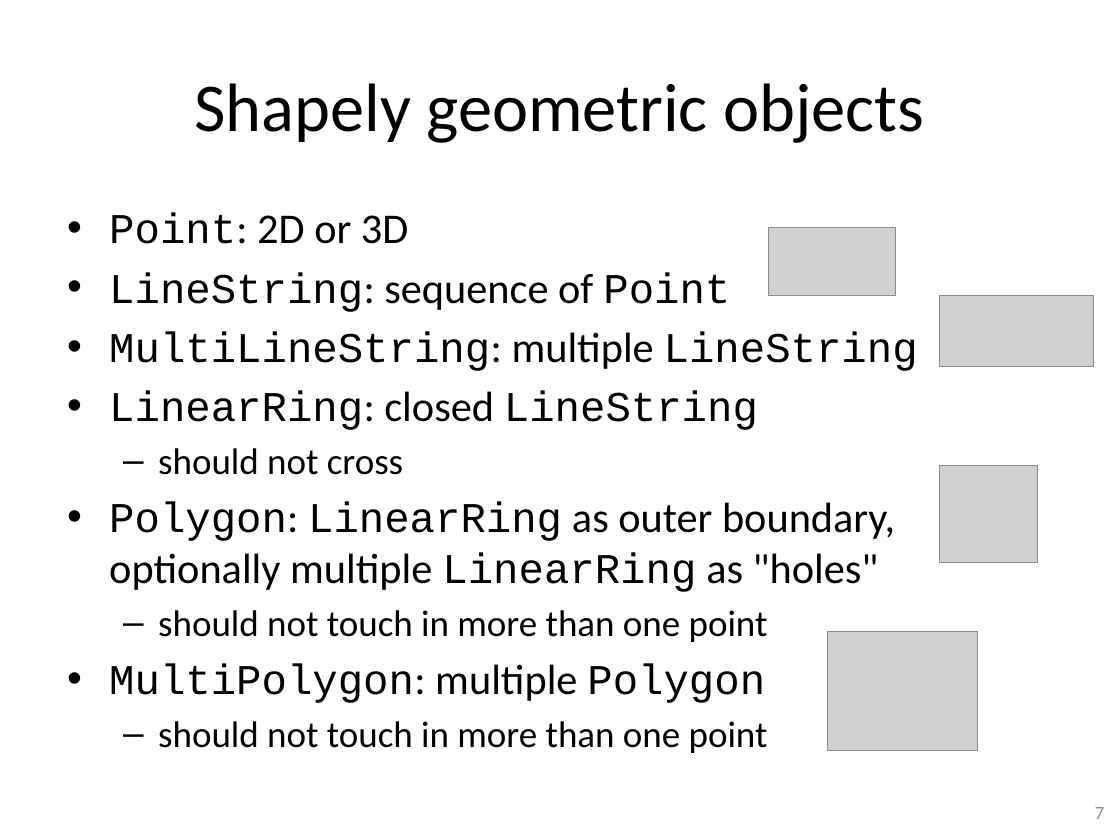
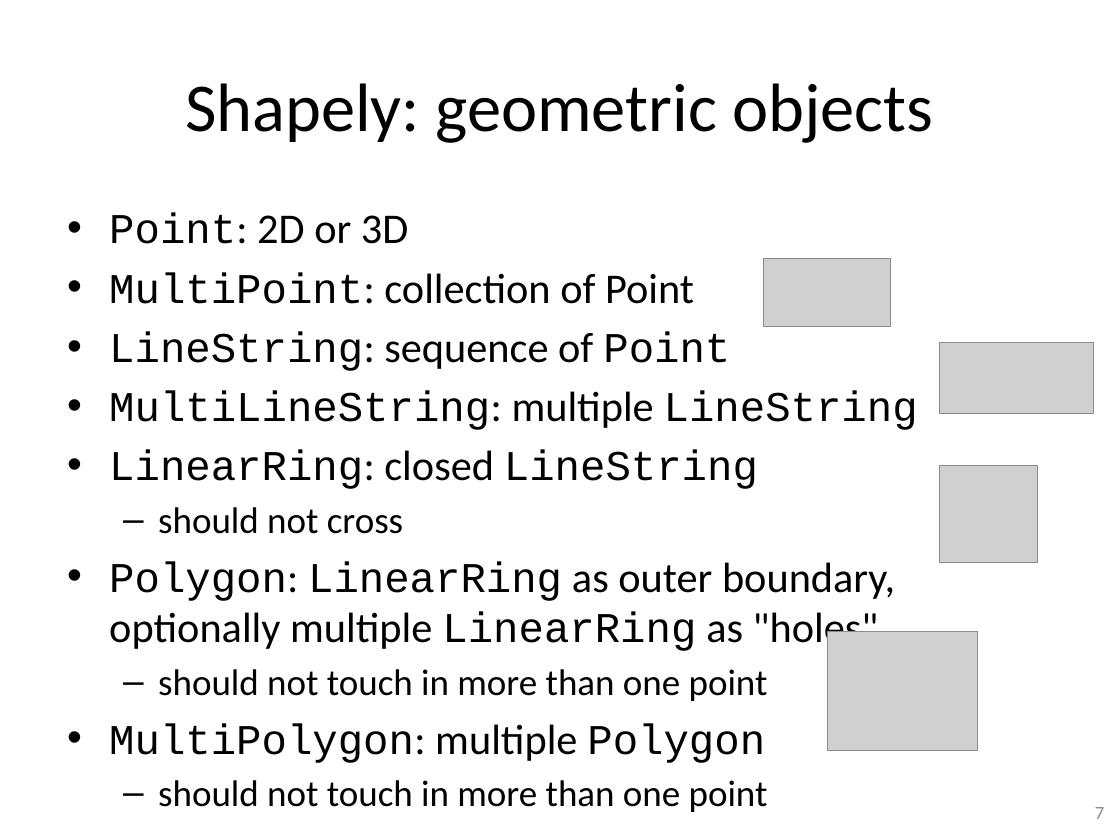
Before and after one commit to gjbex/training-material, a slide deck: slide 7 of Python/python_gis.pptx. Drawn at 1120x840 pixels with LibreOffice and Linux fonts; fonts in the diff are those of the drawing; grey boxes stand for pictures. Boxes give left, top, right and bottom in pixels: in the first picture for what was removed or moved away, otherwise in the second. Text is boxed around its words. In the diff, an @@ line names an element or a change of style, - is before the commit and + after.

Commit message:
Add slide on Shapely buffer

```diff
--- a/Python/python_gis.pptx
+++ b/Python/python_gis.pptx
@@ title at box(185, 83, 933, 143): text changed @@
-Shapely geometric objects
+Shapely: geometric objects
@@ picture: place and size @@
-picture at box(768, 227, 895, 296)
+picture at box(764, 259, 890, 327)
@@ text at box(109, 272, 694, 304): paragraph added @@
+• MultiPoint: collection of Point
@@ picture: place and size @@
-picture at box(940, 296, 1094, 367)
+picture at box(940, 343, 1094, 414)
```
Also in this commit, not shown: 3 other slides changed, 1 slide added.
